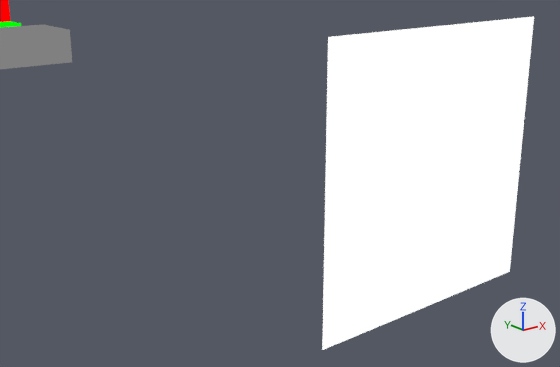
A saved change to the Blender file assets-source/blender/motion/microraptor-sneeze.blend.
The view is the same before and after, from a 50 mm lens placed at (45.9, -32.99, 18.87), pointed at (48.7, -29.49, 17.47). Arrows for +X, +Y and +Z are at lower right; the lights stay in place. The picture after the commit comes second.

Script lines for the objects in view, before the commit:
```python
me_dinotycoon_motion_microraptor_sneeze_sample_eye = bpy.data.meshes.new('DinoTycoon_Motion_microraptor_sneeze_sample_eye')
me_dinotycoon_motion_microraptor_sneeze_sample_eye.from_pydata(...)  # 8 vertices, 6 faces; spans x 48.6..50.4, y -30.0, z 16.6..18.4
me_dinotycoon_motion_microraptor_sneeze_sample_eye.materials.append(mat_dinotycoon_role_e)  # white #ffffff
me_dinotycoon_motion_microraptor_sneeze_sample_mouth = bpy.data.meshes.new('DinoTycoon_Motion_microraptor_sneeze_sample_mouth')
me_dinotycoon_motion_microraptor_sneeze_sample_mouth.from_pydata(...)  # a box spanning x 52.0..56.0, y -10.0..-8.0, z 15.25..16.25
me_dinotycoon_motion_microraptor_sneeze_sample_mouth.materials.append(mat_dinotycoon_role_m)  # grey #808080
ob_dinotycoon_motion_microraptor_sneeze_eye = bpy.data.objects.new('DinoTycoon_Motion_microraptor_sneeze_eye', me_dinotycoon_motion_microraptor_sneeze_sample_eye)
ob_dinotycoon_motion_microraptor_sneeze_eye.location = (0.0, 0.0, 0.0)
ob_dinotycoon_motion_microraptor_sneeze_mouth = bpy.data.objects.new('DinoTycoon_Motion_microraptor_sneeze_mouth', me_dinotycoon_motion_microraptor_sneeze_sample_mouth)
ob_dinotycoon_motion_microraptor_sneeze_mouth.location = (0.0, 0.0, 0.0)
```
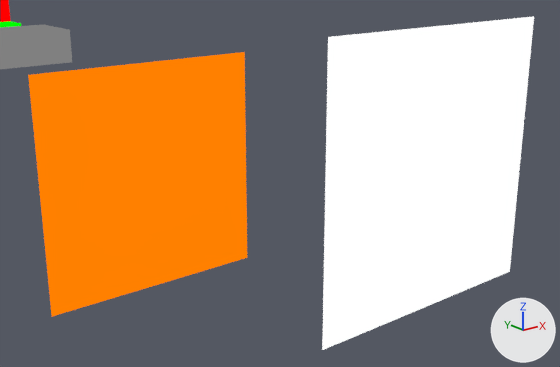
Pixel boxes (x1, y1, x2, y2) of what changed, in the pictures (560 x 367 px):
'DinoTycoon_Motion_microraptor_sneeze_eye_white', added (orange): after (28, 52, 247, 316)

What changed in the scene script:
```text
Add mat_dinotycoon_role_y:
    mat_dinotycoon_role_y = emission_material('DinoTycoon_Role_Y')
    mat_dinotycoon_role_y.base_color = (1.0, 0.216, 0.0)  # orange #ff8000
Add me_dinotycoon_motion_microraptor_sneeze_sample_eye_white:
    me_dinotycoon_motion_microraptor_sneeze_sample_eye_white.from_pydata([(47.4, -29.0, 18.2), (48.8, -29.0, 18.2), (48.8, -29.0, 16.8), (47.4, -29.0, 16.8), (47.4, -29.0, 18.2), (48.8, -29.0, 18.2), (48.8, -29.0, 16.8), (47.4, -29.0, 16.8)], [], [(3, 2, 1, 0), (4, 5, 6, 7), (0, 1, 5, 4), (1, 2, 6, 5), (2, 3, 7, 6), (3, 0, 4, 7)])
    me_dinotycoon_motion_microraptor_sneeze_sample_eye_white.materials.append(mat_dinotycoon_role_y)  # orange #ff8000
Add ob_dinotycoon_motion_microraptor_sneeze_eye_white:
    ob_dinotycoon_motion_microraptor_sneeze_eye_white = bpy.data.objects.new('DinoTycoon_Motion_microraptor_sneeze_eye_white', me_dinotycoon_motion_microraptor_sneeze_sample_eye_white)
    ob_dinotycoon_motion_microraptor_sneeze_eye_white.location = (0.0, 0.0, 0.0)
```
